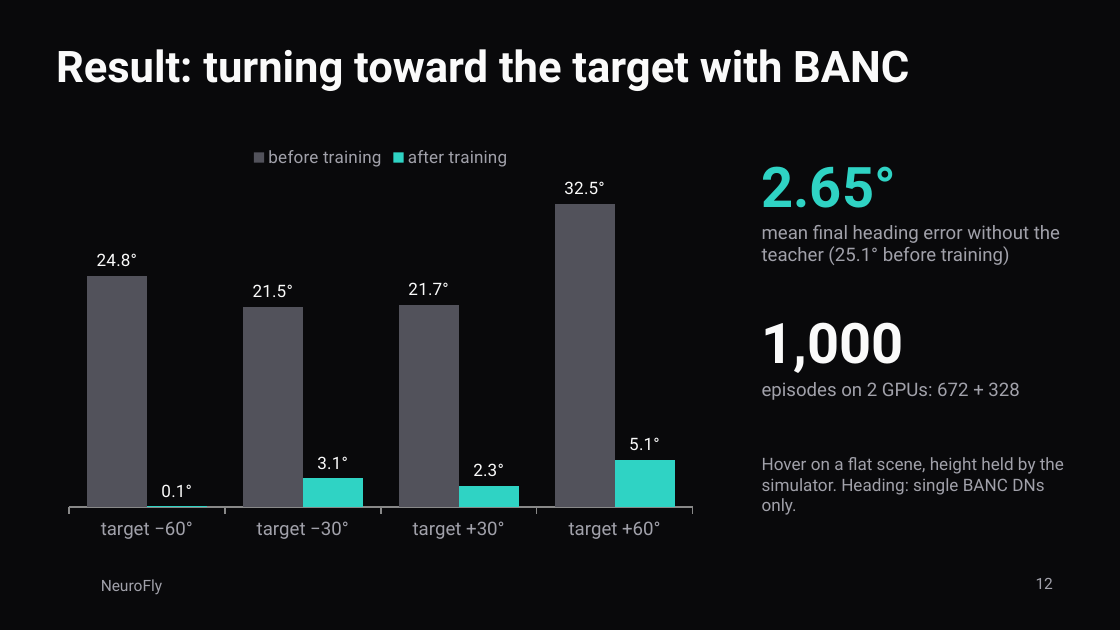
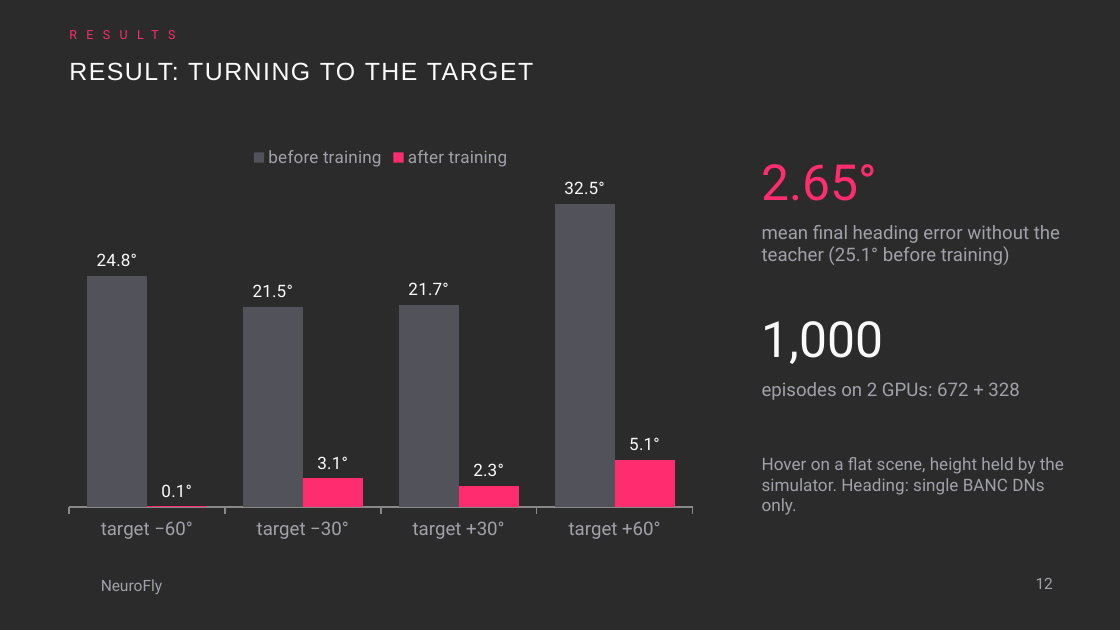
Before and after one commit to FalconDevX/neurofly, a slide deck: slide 12 of docs/prezentacja/NeuroFly.pptx. Drawn at 1120x630 pixels with LibreOffice and Linux fonts; fonts in the diff are those of the drawing; background and template pictures are left out; a plain dark background stands for a picture behind light text. Boxes give left, top, right and bottom in pixels: in the first picture for what was removed or moved away, otherwise in the second. Text is boxed around its words. In the diff, an @@ line names an element or a change of style, - is before the commit and + after.

```diff
--- a/docs/prezentacja/NeuroFly.pptx
+++ b/docs/prezentacja/NeuroFly.pptx
@@ background #09090B to picture (left out) @@
@@ text added at (x1=69, y1=27, x2=741, y2=52), 8 pt, text #FF2D6F @@
+RESULTS
@@ title at (x1=69, y1=62, x2=533, y2=81): text changed; size 28 to 16 pt; font Roboto to Arial; bold off @@
-Result: turning toward the target with BANC
+RESULT: TURNING TO THE TARGET
@@ column chart at (x1=56, y1=134, x2=706, y2=549) @@
@@ colour of after training #2FD3C4 to #FF2D6F @@
@@ text "2.65°" at (x1=762, y1=164, x2=878, y2=201): size 36 to 32 pt, text colour #2FD3C4 to #FF2D6F, bold off @@
@@ text "1,000" at (x1=762, y1=321, x2=884, y2=364): size 36 to 32 pt, bold off @@
```
Also in this commit, not shown: 14 other slides changed, 7 other files.
